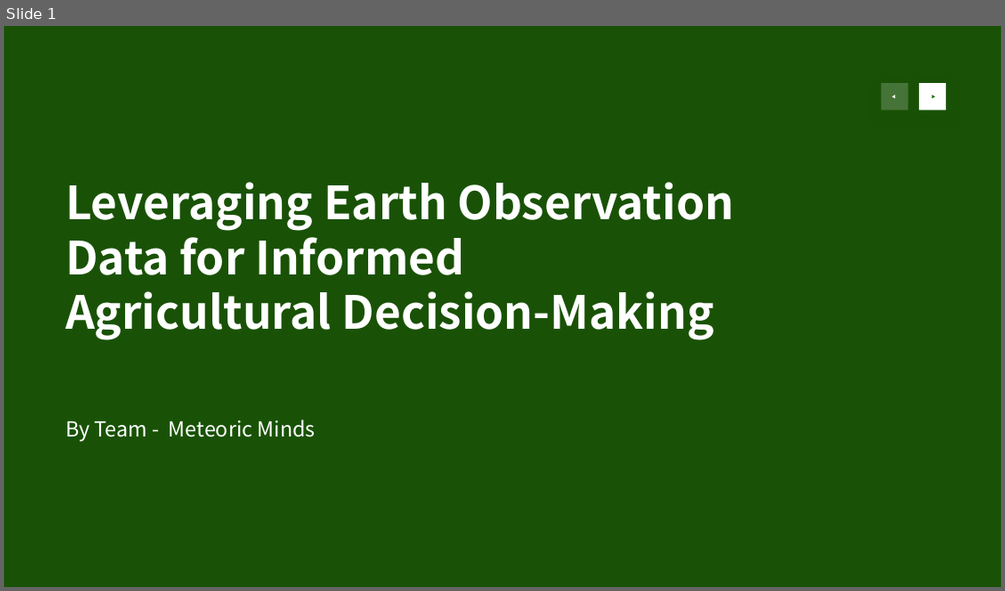
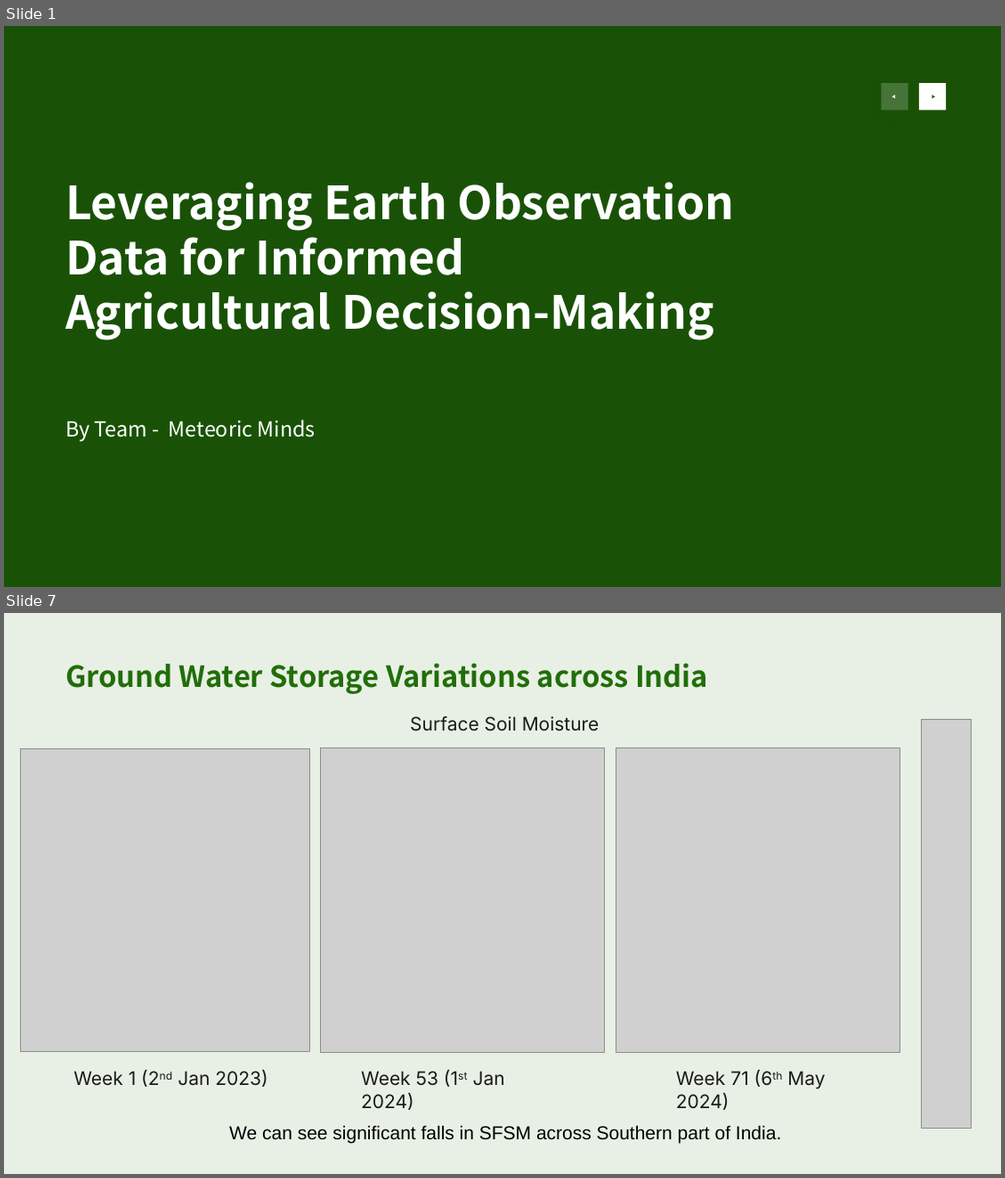
Before and after one commit to adithi21/NASA_Hackathon_2024_Meteoric_Minds, a slide deck: Leveraging Earth Observation Data for Informed Agricultural Decision-Making - Meteoric Minds.pptx. Shown one above the other, each under a label of ours: slide 1 before the commit, slides 1 and 7 after it; the slides between them are not shown. The pictures are 1005x591 and 1005x1178 pixels, drawn with LibreOffice and Linux fonts; fonts in the diff are those of the drawing; grey boxes stand for pictures; background and template pictures are left out. Boxes give left, top, right and bottom in pixels: in the first picture for what was removed or moved away, otherwise in the second. Text is boxed around its words. In the diff, an @@ line names an element or a change of style, - is before the commit and + after.

```diff
--- a/Leveraging Earth Observation Data for Informed Agricultural Decision-Making - Meteoric Minds.pptx
+++ b/Leveraging Earth Observation Data for Informed Agricultural Decision-Making - Meteoric Minds.pptx
@@ slide 7 added at [4,613,1001,1174], background #216E08 at 10% opacity @@
@@ title added at [65,663,708,694], 28 pt, text #216E08, bold @@
+Ground Water Storage Variations across India
@@ text added at [410,716,599,731], 18 pt, text #1A1A1A @@
+Surface Soil Moisture
@@ picture added at [921,719,971,1128] @@
@@ picture added at [20,748,309,1051] @@
@@ picture added at [320,747,605,1052] @@
@@ picture added at [615,747,900,1052] @@
@@ text added at [73,1070,267,1086], 18 pt, text #1A1A1A @@
+Week 1 (2nd Jan 2023)
@@ text added at [361,1070,505,1110], 18 pt, text #1A1A1A @@
+Week 53 (1st Jan 2024)
@@ text added at [676,1070,825,1110], 18 pt, text #1A1A1A @@
+Week 71 (6th May 2024)
@@ text added at [229,1125,781,1143], 18 pt, text #000000 @@
+We can see significant falls in SFSM across Southern part of India.
```
Also in this commit, not shown: 5 slides changed, 2 other slides added, 2 slides removed, 3 other files.
